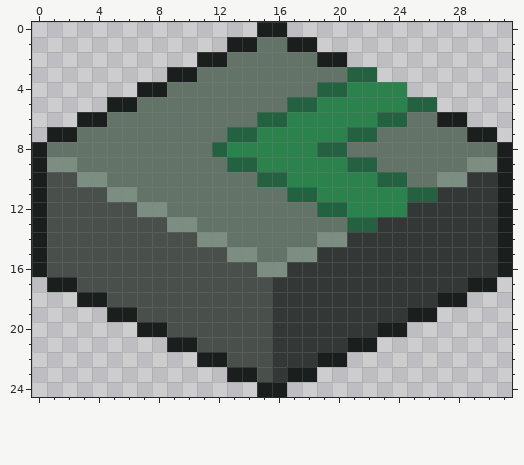
Edited in one commit: pixel-art sprite (trunk/images/tiles/circuit3.png). That is the earlier state.
The file is 32x25 pixels.
After the commit:
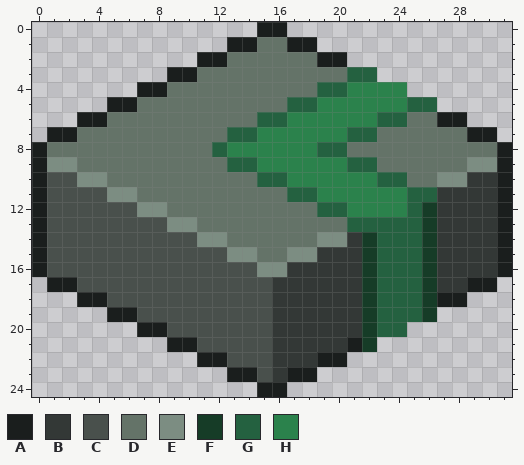
Palette (. is transparent): A #1a1e1d  B #333836  C #49504c  D #647368  E #7c8d82  F #163c27  G #246140  H #2b824c
The commit says: made the circuits so they go down on the sides
Changes in this commit:
y 12: x 25..26 BB -> GF
y 13: x 23..26 BBBB -> GGGF
y 14..18: x 22..26 BBBBB -> FGGGF
y 19: x 22..26 BBBAA -> FGGGF
y 20: x 22..24 BAA -> FGG
y 21: x 22 A -> F
Boxes around the changes in both pictures, in picture pixels (x1, y1, x2, y2):
changed: (362, 202, 437, 352)
